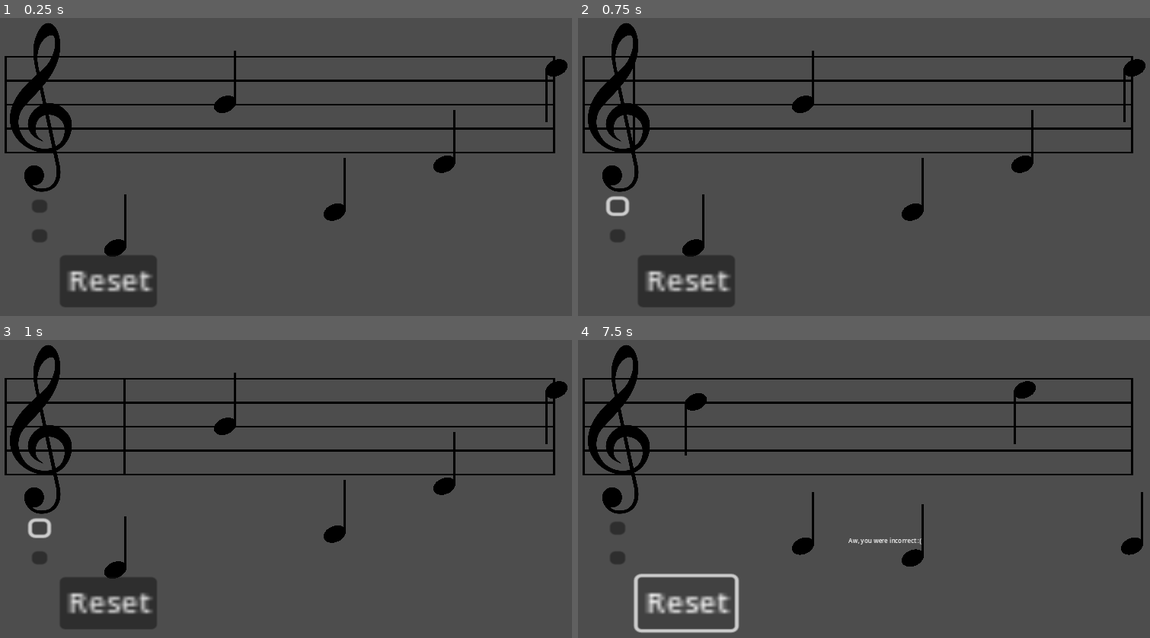
Above: before the commit, frames 1-4 (two rows, left to right).
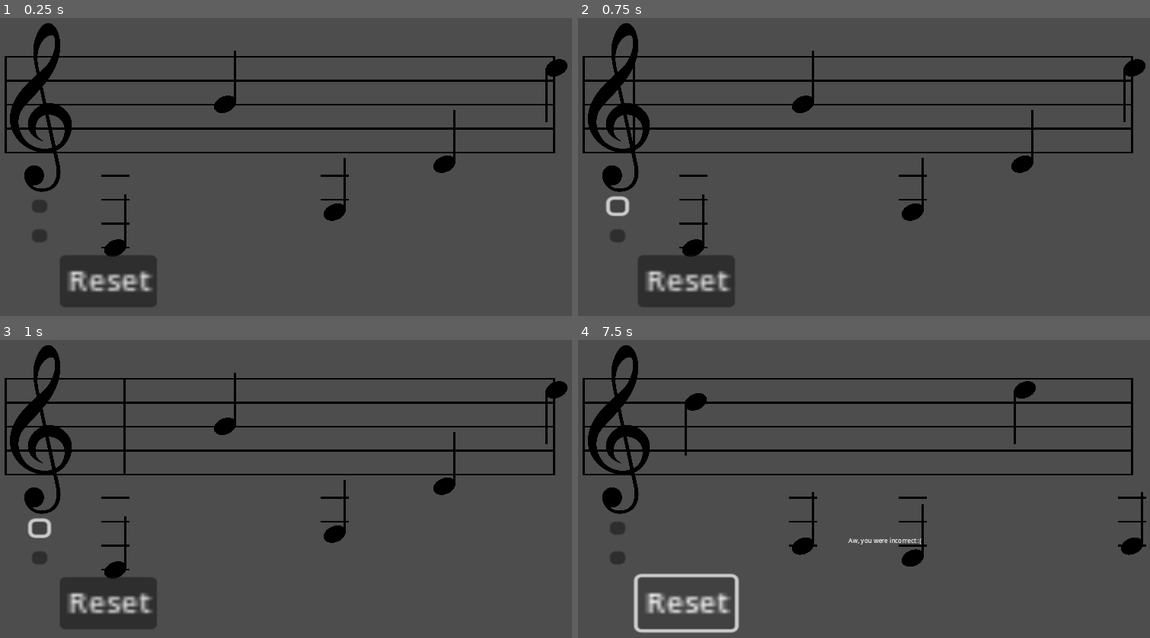
Above: after the commit, the same moments.

Repository: Sniggiho/COMP225-Reluna
Game: Godot game, scene res://Scenes/firstScene.tscn
The game is run twice, just before and just after one commit, with the same random seed, the same clock (stepped at 60 frames per second) and the same inputs.
Inputs (mouse positions are in pixels of both pictures, inside the frame that each line leads up to):
- Up to frame 1 (0.25 s): no input
- Up to frame 2 (0.75 s): click (618, 205) at 0.5 s
- Up to frame 3 (1 s): no input
- Up to frame 4 (7.5 s): click (618, 527) at 1.25 s; click (692, 569) at 2.02 s; click (618, 557) at 2.75 s; click (692, 569) at 3.52 s; click (618, 557) at 4.25 s; click (692, 569) at 5.02 s; click (618, 527) at 5.75 s; click (618, 557) at 6.5 s; click "Reset" at 7.25 s

The runs differ from the first frame. In frame 1, 0.2% of the frame differs, in the area x 17-61%, y 52-78%; in frame 2, 0.2%; in frame 3, 0.2%; in frame 4, 0.2%, in the area x 36-100%, y 52-70%.

Commit message:
Added ledger lines within Note.gd

Diff:
--- a/Project/Scenes/Note/Note.gd
+++ b/Project/Scenes/Note/Note.gd
@@ -10,6 +10,8 @@
 @export var selectedColor : Color = Color("e24c59")
 
 var selected : bool = false
+
+var lineHeight : float
 
 
 # Called when the node enters the scene tree for the first time.
@@ -39,12 +41,85 @@
 	return detuneCents
 
 func orientation() -> void:
+	_draw()
 	if(noteName[-1] > "4"):
 		var sprite = $Button/Sprite2D
 		sprite.set_flip_h(true)
 		sprite.set_flip_v(true)
 		var height = sprite.texture.get_height()
 		sprite.set_offset(Vector2(0,height*0.55))
+
+
+func _draw():
+	createLedgerLines()
+	pass
+
+func createLedgerLines() ->  void:
+	if get_parent():
+		var h : int = hOffset()
+
+		# Debug to create text to label the offset
+#		var label : RichTextLabel = RichTextLabel.new()
+#		add_child(label)
+#		label.text = str(h)
+#		label.mouse_filter = Control.MOUSE_FILTER_IGNORE
+#		label.size = Vector2(100, 100)
+
+		# Color
+		var color : Color = Color.BLACK
+#		color = Color.CADET_BLUE # DEBUG
+
+		# Ledger line length (horizontal)
+		var length = 75
+
+		# AAAAAAAAAAAAAAAAAAAAAAAAAAAAAAAAAAAAAAA
+		if h >= 5: # If above the staff
+			if h % 2 == 0:
+				h -= 6
+				h /= 2
+				for i in range(0, h+1, 1):
+					draw_line(
+						Vector2(-length/2.0, (1+2*i) * lineHeight / 2.0),
+						Vector2(length/2.0, (1+2*i) * lineHeight / 2.0),
+						color,
+						5
+					)
+			else:
+				h -= 5
+				h /= 2
+				for i in range(0, h+1, 1):
+					draw_line(
+						Vector2(-length/2.0, 2*i * lineHeight / 2.0),
+						Vector2(length/2.0, 2*i * lineHeight / 2.0),
+						color,
+						5
+					)
+		elif h <= -7: # If below the staff
+			h *= -1
+			if h % 2 == 0:
+				h -= 6
+				h /= 2
+				for i in range (0, h, 1):
+					draw_line(
+						Vector2(-length/2.0, (-1 - 2 * i) * lineHeight / 2.0),
+						Vector2(length/2.0, (-1 - 2 * i) * lineHeight / 2.0),
+						color,
+						5
+					)
+			else:
+				h -= 7
+				h /= 2
+				for i in range(0, h+1, 1):
+					draw_line(
+						Vector2(-length/2.0, -2 * i * lineHeight / 2.0),
+						Vector2(length/2.0, -2 * i * lineHeight / 2.0),
+						color,
+						5
+					)
+			pass
+
+
+	pass
 
 func select() -> void:
 	selected = !selected
@@ -66,8 +141,8 @@
 	var octave = (int(noteName[-1]) - 5) * 7
 	## value based on the note
 	var noteVal = noteDict[noteName[0]]
-	print("bySharps: ",get_parent().getBySharps() )
+	print("bySharps: ", get_parent().getBySharps())
 	print("length NoteName: ", len(noteName))
-	if not get_parent().getBySharps()and len(noteName) == 3:
+	if not get_parent().getBySharps() and len(noteName) == 3:
 		noteVal += 1
 	return octave + noteVal
--- a/Project/Scenes/TuneCreator/TuneCreator.gd
+++ b/Project/Scenes/TuneCreator/TuneCreator.gd
@@ -119,7 +119,7 @@
 
 		note.orientation()
 		add_child(note)
-
+		note.lineHeight = lineHeight
 		_listOfNotes.append(note)
 		note.global_position = _pathFollower.global_position
 		note.global_position.y += -1 * (note.hOffset() * lineHeight / 2)
